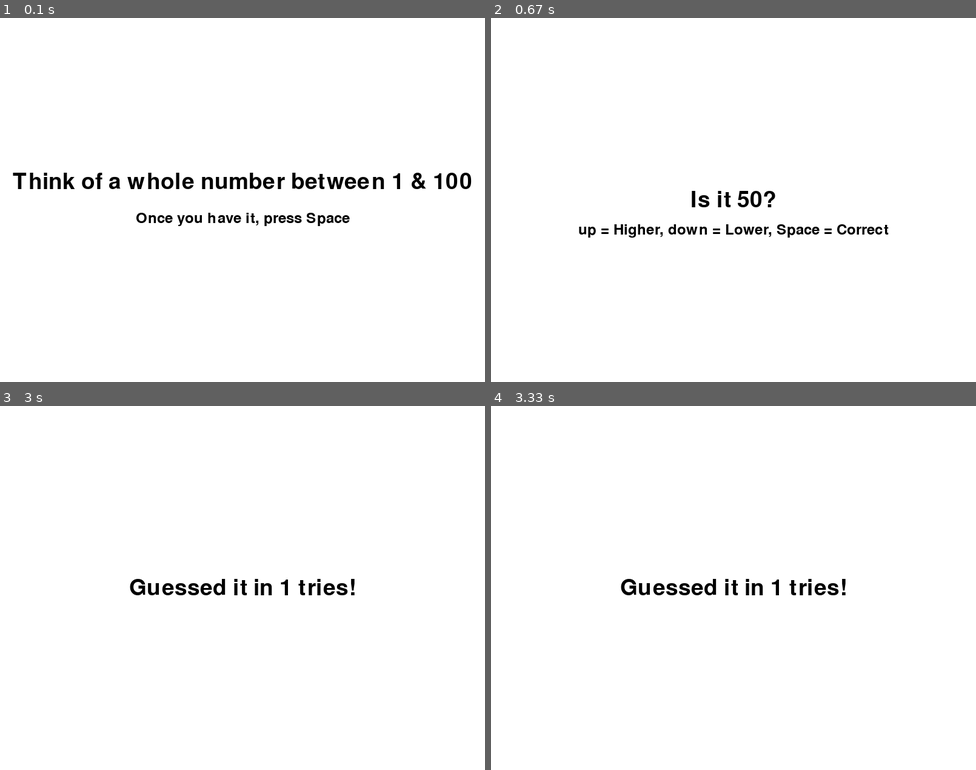
Above: before the commit, frames 1-4 (two rows, left to right).
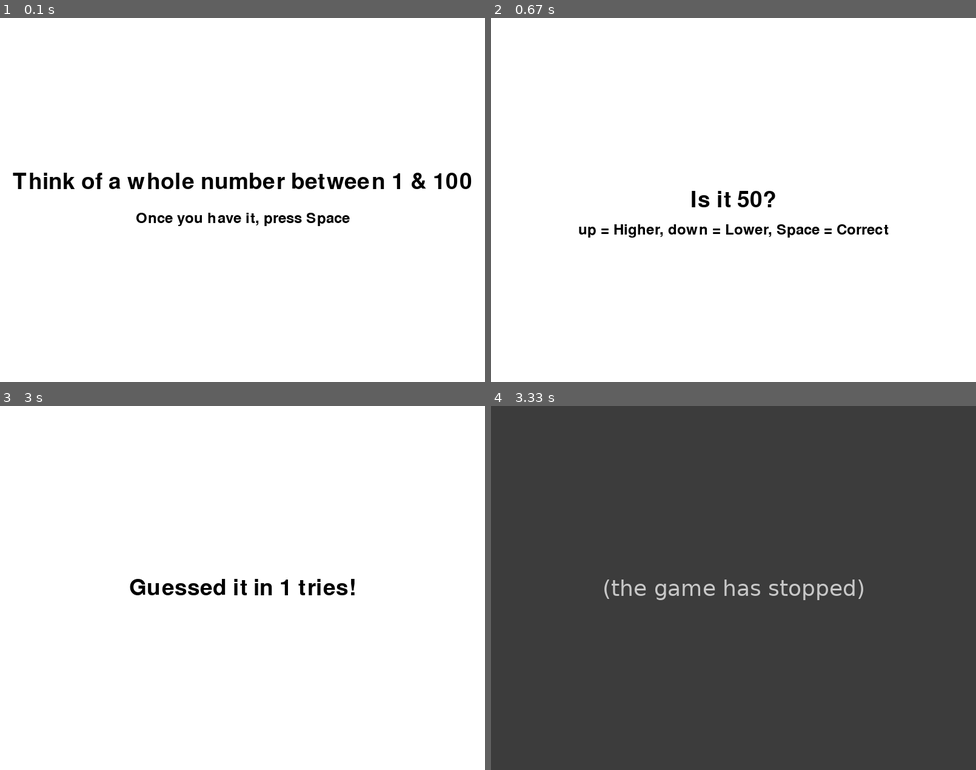
Above: after the commit, the same moments.

Repository: NanoMars/mini-pygame-collection
Game: pygame game, started from Games/higher or lower.py
Same seed, same stepped clock (60 frames per second), same inputs: the game is played once before the commit and once after it.
Inputs:
- Up to frame 1 (0.1 s): no input
- Up to frame 2 (0.67 s): tap Space at 0.33 s
- Up to frame 3 (3 s): hold Up 0.67-1.13 s; tap Space at 0.73, 1.03 s
- Up to frame 4 (3.33 s): no input

Frames 1-3 are identical in both runs. In frame 4, 100% of the frame differs, in the area x 0-100%, y 0-100%.
After the commit the program exited at 3.25 s; later frames show no game.

Commit message:
added a game with a circle that moves around that you have to hover over.

Diff:
--- /dev/null
+++ b/Games/circle.py
@@ -0,0 +1,82 @@
+import pygame
+import sys
+import math
+import noise
+
+pygame.init()
+
+screen_width = 800
+screen_height = 600
+screen = pygame.display.set_mode((screen_width, screen_height))
+pygame.display.set_caption("Circle")
+
+white = (255, 255, 255)
+black = (0, 0, 0)
+red = (255, 0, 0)
+
+circle_x = screen_width // 2
+circle_y = screen_height // 2
+circle_radius = 35
+
+angle = 45
+base_speed = 100
+
+clock = pygame.time.Clock()
+last_time = pygame.time.get_ticks()
+
+scale = 1.5
+t = 0
+
+# Main game loop
+running = True
+while running:
+    for event in pygame.event.get():
+        if event.type == pygame.QUIT:
+            running = False
+
+    screen.fill(white)
+
+    pygame.draw.circle(screen, red, (circle_x, circle_y), circle_radius)
+    mouse_x, mouse_y = pygame.mouse.get_pos()
+    distance = math.sqrt((mouse_x - circle_x) ** 2 + (mouse_y - circle_y) ** 2)
+
+    print(f"Distance from mouse to circle center: {distance}")
+
+    current_time = pygame.time.get_ticks()
+    delta_time = (current_time - last_time) / 1000.0
+    last_time = current_time
+
+    print(f"Delta time: {delta_time}")
+
+    if distance <= circle_radius:
+        print("Mouse is inside the circle")
+
+        speed_factor = 1 - ((distance / circle_radius) / 2)
+        speed = base_speed * speed_factor
+
+        perlin_value = noise.pnoise1(t * scale)
+        angle += perlin_value * 8
+        radians = math.radians(angle)
+
+        move_x = math.cos(radians) * speed * delta_time
+        move_y = math.sin(radians) * speed * delta_time
+
+        circle_x += move_x
+        circle_y += move_y
+
+        print(f"Circle position: ({circle_x}, {circle_y})")
+        print(f"Movement X: {move_x}, Movement Y: {move_y}")
+
+        t += delta_time
+    else:
+        circle_x += (screen_width // 2 - circle_x) * delta_time
+        circle_y += (screen_height // 2 - circle_y) * delta_time
+
+        print(f"Returning circle to center: ({circle_x}, {circle_y})")
+
+    pygame.display.flip()
+
+    clock.tick(60)
+
+pygame.quit()
+sys.exit()
--- a/Games/higher or lower.py
+++ b/Games/higher or lower.py
@@ -1,6 +1,7 @@
 import pygame
 import sys
 import random
+import subprocess
 
 pygame.init()
 
@@ -19,18 +20,23 @@
 upper_bound = 100
 guess = (lower_bound + upper_bound) // 2
 
+game_path = "main.py"
+
 running = True
 game_over = False
 tries = 0
 changed_guess = False
 out_of_bounds = None
 intro_screen = True
+restart_timer_started = False
 
 def draw_text(text, font, color, surface, x, y):
     text_obj = font.render(text, True, color)
     text_rect = text_obj.get_rect(center=(x, y))
     surface.blit(text_obj, text_rect)
 
+# Event for restarting the game
+RESTART_EVENT = pygame.USEREVENT + 1
 
 while running:
 
@@ -87,6 +93,10 @@
 
             guess = (lower_bound + upper_bound) // 2
 
+        # Handle the restart event
+        if event.type == RESTART_EVENT:
+            subprocess.Popen(["python3", "-c", f"import game_opener; game_opener.open_game('{game_path}')"])
+            running = False  # Quit current game loop
 
     screen.fill(white)
 
@@ -108,6 +118,11 @@
         else:
             draw_text(f"Guessed it in {tries} tries!", font, black, screen, screen_width//2, screen_height//2)
 
+        # Start the timer to restart the game
+        if not restart_timer_started:
+            pygame.time.set_timer(RESTART_EVENT, 2500)
+            restart_timer_started = True
+
     else:
 
         draw_text(f"Is it {guess}?", font, black, screen, screen_width//2, screen_height//2)
--- a/main.py
+++ b/main.py
@@ -11,7 +11,7 @@
 FPS = 60
 fps_clock = pygame.time.Clock()
 
-pygame.display.set_caption('My Game!')
+pygame.display.set_caption('Roulette Wheel')
 font = pygame.font.Font(None, FONT_SIZE)
 
 
--- /dev/null
+++ b/test.py
@@ -0,0 +1,16 @@
+import numpy as np
+import matplotlib.pyplot as plt
+
+# Parameters for the wave
+x = np.linspace(0, 10, 1000)  # x values
+amplitude = np.random.uniform(0.5, 1.5)  # random amplitude
+frequency = np.random.uniform(1, 3)  # random frequency
+phase = np.random.uniform(0, 2 * np.pi)  # random phase
+
+# Generating the wavy line with some randomness
+y = amplitude * np.sin(frequency * x + phase) + np.random.normal(0, 0.2, x.shape)
+
+# Plotting the wavy line
+plt.plot(x, y)
+plt.title("Random Wavy Line")
+plt.show()
